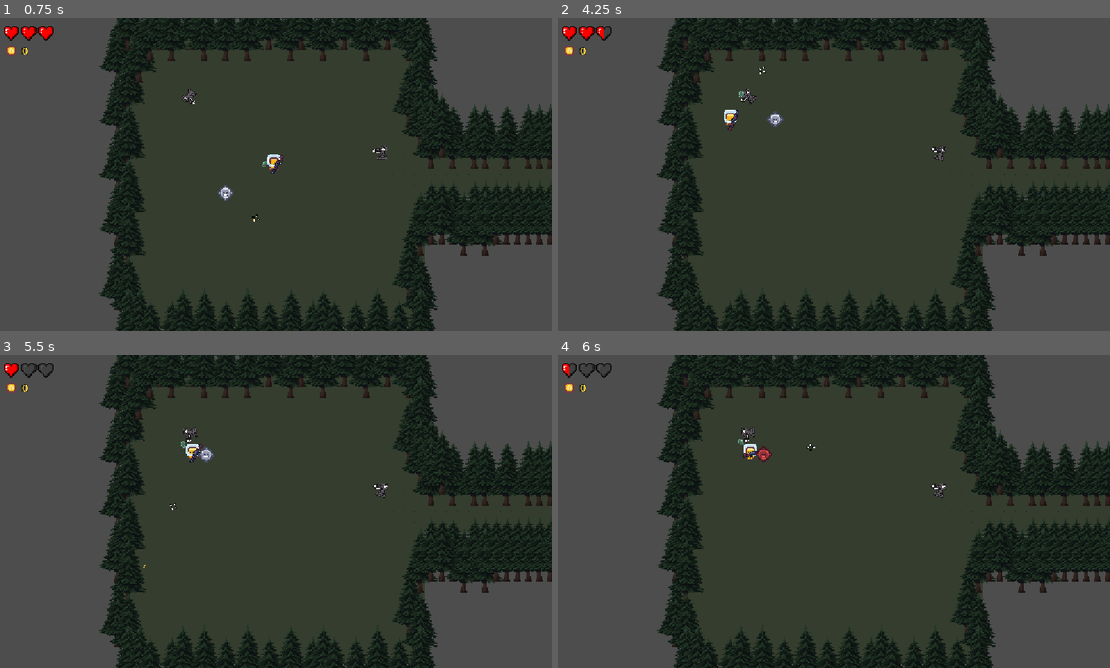
Above: before the commit, frames 1-4 (two rows, left to right).
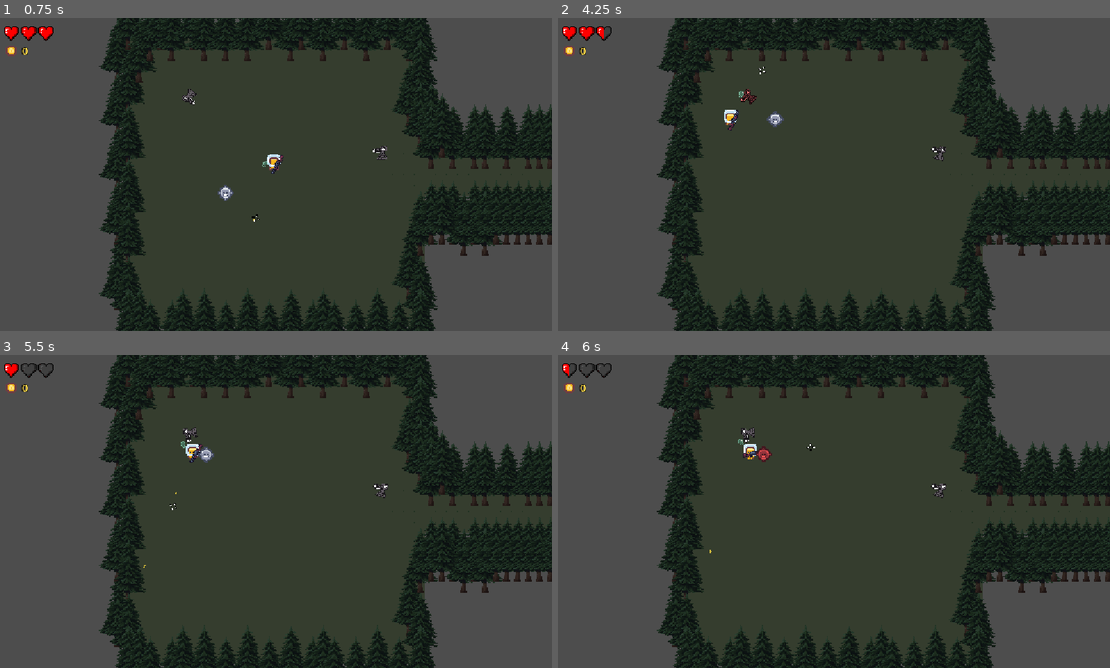
Above: after the commit, the same moments.

Repository: Silgnis/Game-Design-Project
Game: Godot game, scene res://Scenes/Main.tscn
Two runs of this game, one before a commit and one after it. Both use one fixed random seed, a clock stepped at 60 frames per second and the inputs below. This scene is started directly instead of the project's main scene.
Inputs (mouse positions are in pixels of both pictures, inside the frame that each line leads up to):
- Up to frame 1 (0.75 s): move the mouse to (248, 237) at 0.52 s; press the mouse at (248, 237) at 0.53 s; hold Up (up) from 0.53 s (still down)
- Up to frame 2 (4.25 s): move the mouse to (999, 221) at 1.27 s; release the mouse at (999, 221) at 1.28 s; click (999, 221) at 1.35 s; move the mouse to (662, 127) at 2.02 s; release Up (up) at 2.03 s; press the mouse at (662, 127) at 2.03 s; hold Left (left) 2.03-3.53 s; move the mouse to (861, 174) at 2.77 s; release the mouse at (861, 174) at 2.78 s; click (861, 174) at 2.85 s; move the mouse to (751, 96) at 3.52 s; press the mouse at (751, 96) at 3.53 s; hold Down (down) from 3.53 s (still down)
- Up to frame 3 (5.5 s): move the mouse to (397, 495) at 4.27 s; release Down (down) at 4.28 s; release the mouse at (397, 495) at 4.28 s; hold Right (right) 4.28-5.03 s; click (397, 495) at 4.35 s; move the mouse to (160, 527) at 5.02 s; press the mouse at (160, 527) at 5.03 s; hold Up (up) from 5.03 s (still down)
- Up to frame 4 (6 s): move the mouse to (889, 442) at 5.77 s; release Up (up) at 5.78 s; release the mouse at (889, 442) at 5.78 s; hold Right (right) from 5.78 s (still down); click (889, 442) at 5.85 s

Frame 1 is identical in both runs. In frame 2, less than 0.1% of the frame differs, in the area x 33-37%, y 22-28%; in frame 3, less than 0.1%; in frame 4, less than 0.1%.

Commit message:
Hold down mouse to shoot

Diff:
--- a/Scripts/player.gd
+++ b/Scripts/player.gd
@@ -10,6 +10,10 @@
 @export var MOVE_SPEED = 100.0
 @export var ACCELERATION = 2000.0
 @export var DECELERATION = 1600.0
+
+# Fire Rate Controls
+@export var fire_rate: float = 0.25  # Time in seconds between shots
+var shoot_cooldown_timer: float = 0.0
 
 var current_health: int
 var currency: int = 0:
@@ -38,9 +42,18 @@
 	global_position = position
 
 func _physics_process(delta: float) -> void:
+	# Reduce timer toward zero
+	if shoot_cooldown_timer > 0.0:
+		shoot_cooldown_timer -= delta
 
-	if Input.is_action_just_pressed("Shoot"):
+	# Instant reset when button is released so rapid clicking fires immediately
+	if Input.is_action_just_released("Shoot"):
+		shoot_cooldown_timer = 0.0
+
+	# Check if action is held down (is_action_pressed) and timer has elapsed
+	if Input.is_action_pressed("Shoot") and shoot_cooldown_timer <= 0.0:
 		shoot()
+		shoot_cooldown_timer = fire_rate  # Reset cooldown
 
 	movement(delta)
 	move_and_slide()
@@ -71,7 +84,6 @@
 	flash_red()
 
 	if hurt_sfx:
-		# Randomize pitch slightly (0.9 to 1.1) so repeated hits don't sound repetitive
 		hurt_sfx.pitch_scale = randf_range(0.9, 1.1)
 		hurt_sfx.play()
 
